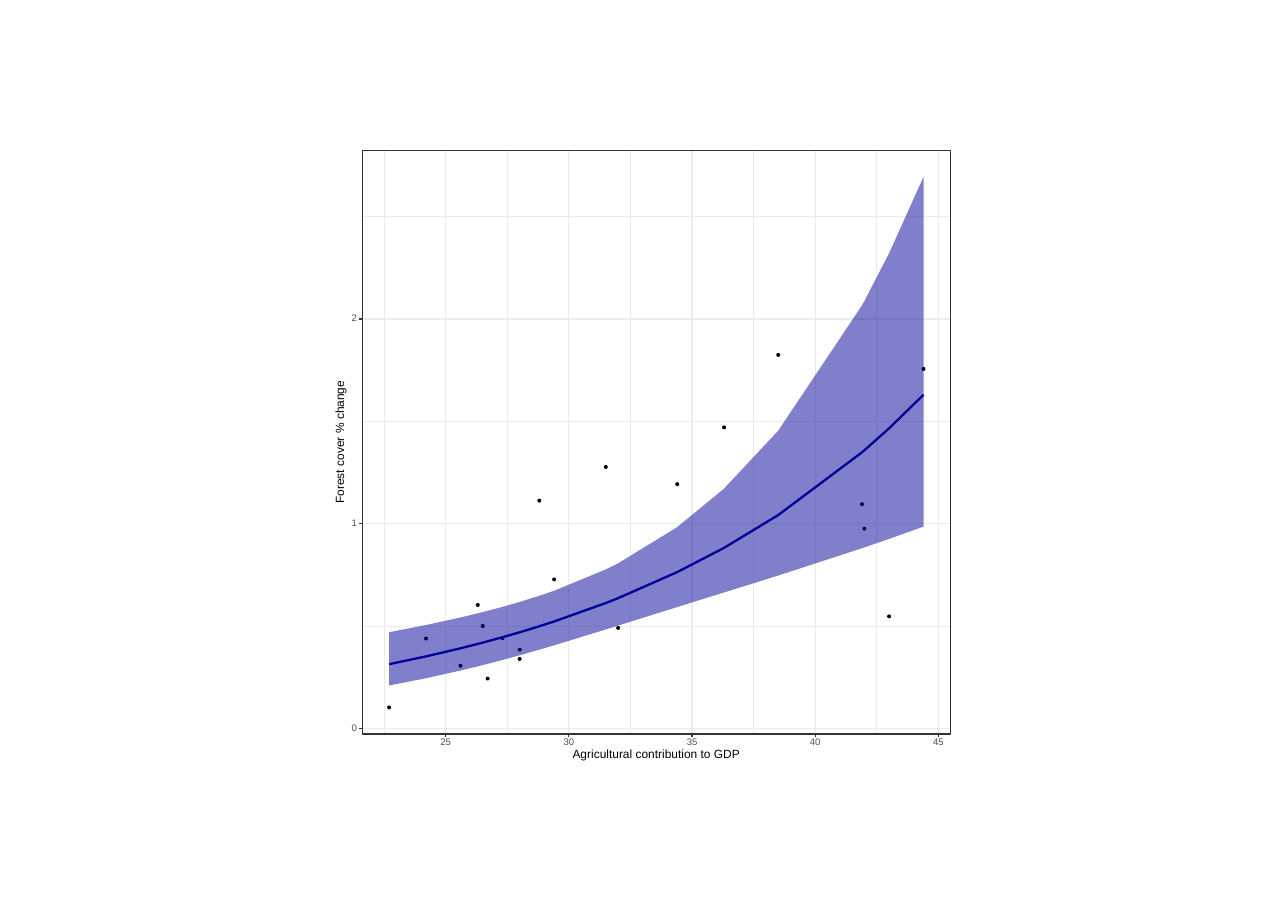
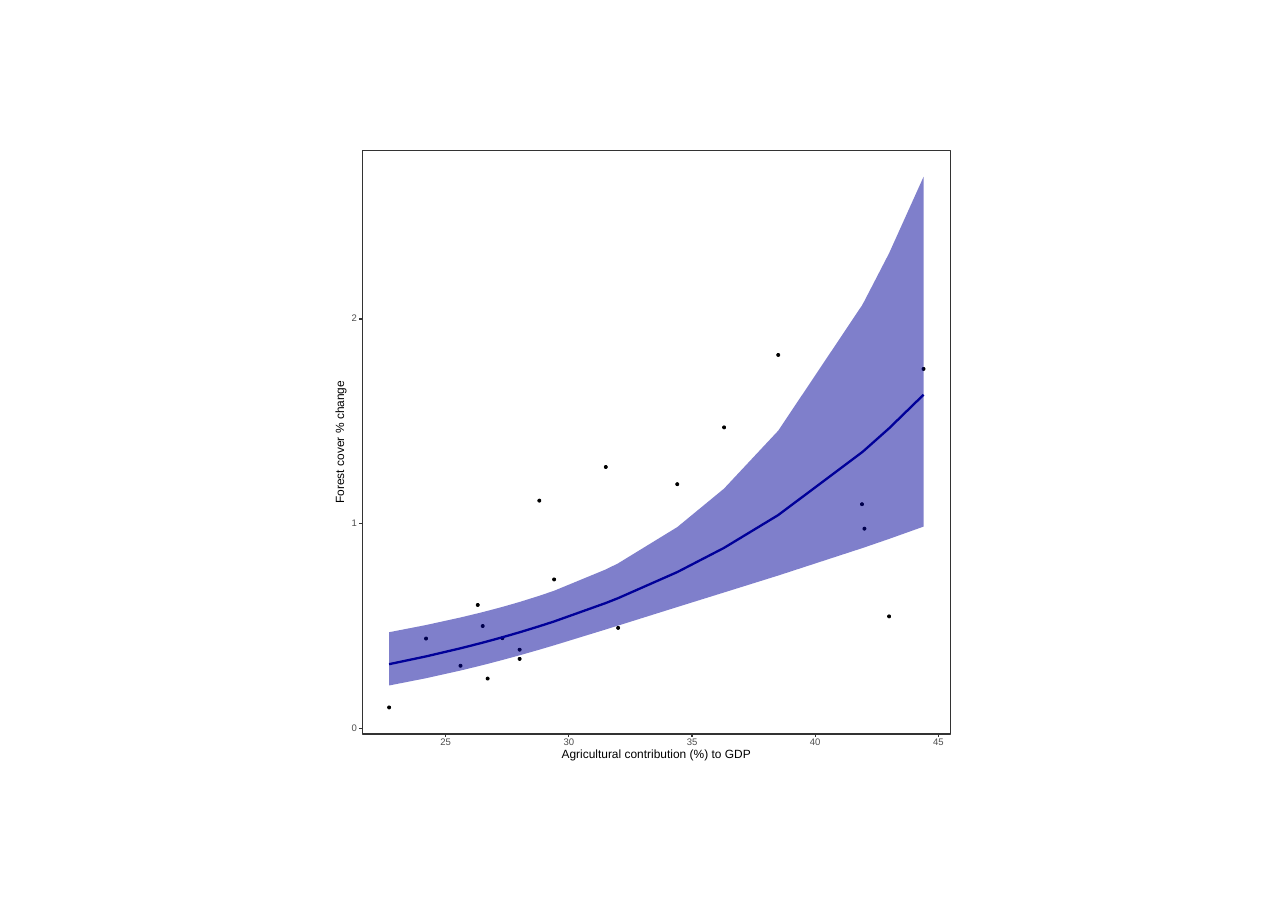
Before and after one commit to mattnuttall00/PhD_Chapter1, a slide deck: slide 1 of agr_gdp_plot.pptx. Drawn at 1288x913 pixels with LibreOffice and Linux fonts; fonts in the diff are those of the drawing. Boxes give left, top, right and bottom in pixels: in the first picture for what was removed or moved away, otherwise in the second. Text is boxed around its words. In the diff, an @@ line names an element or a change of style, - is before the commit and + after.

```diff
--- a/agr_gdp_plot.pptx
+++ b/agr_gdp_plot.pptx
@@ group removed at (362, 151, 950, 735): 16 freeform shapes @@
@@ text at (562, 749, 751, 760): text changed @@
-Agricultural contribution to GDP
+Agricultural contribution (%) to GDP
```
Also in this commit, not shown: 2 other files.
